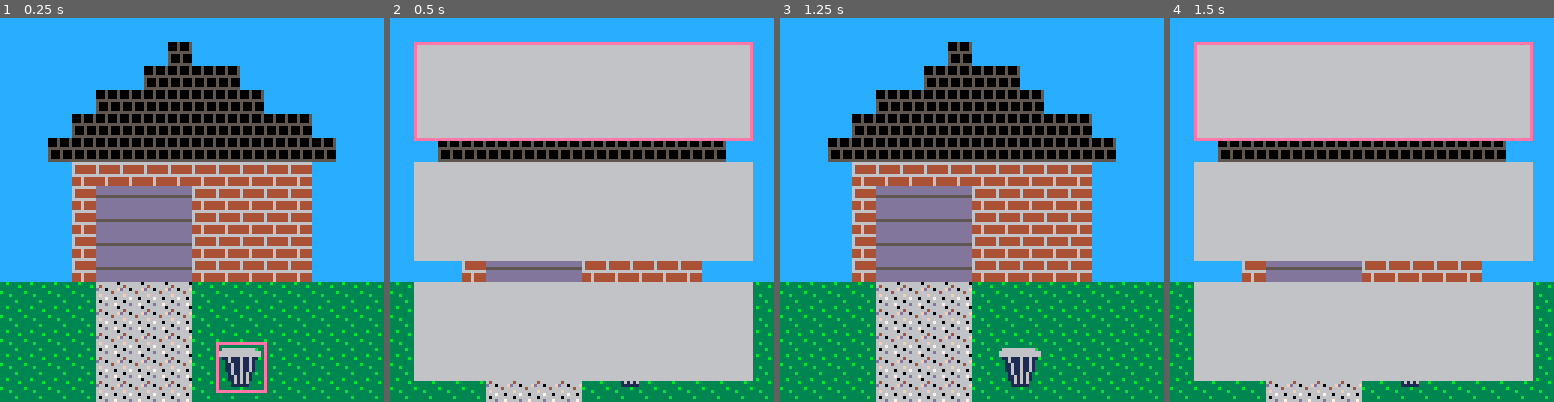
Above: before the commit, frames 1-4 (left to right).
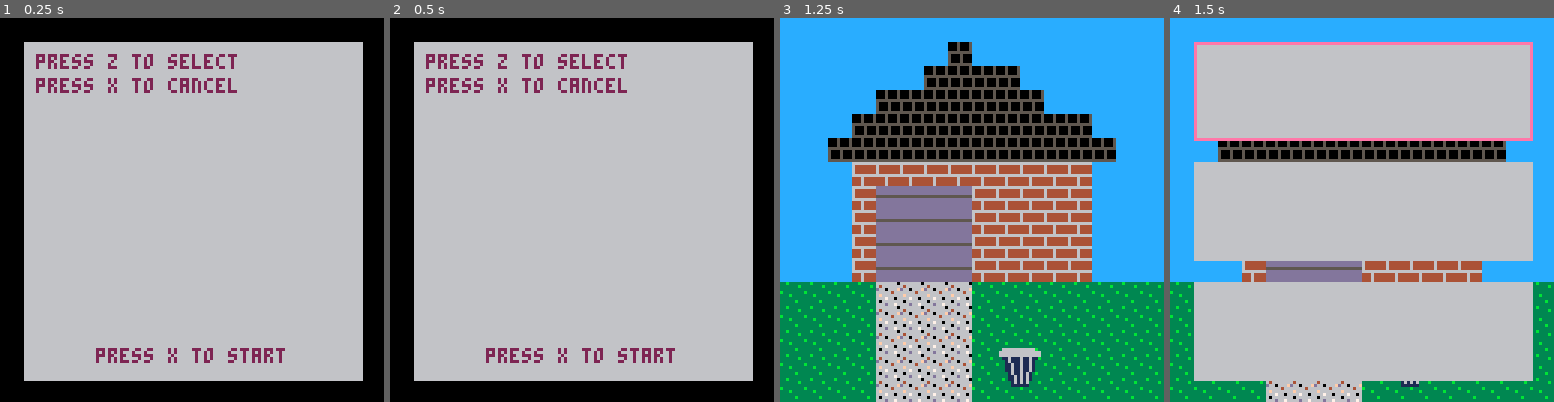
Above: after the commit, the same moments.

Repository: EmilyRagan/senior-project
Game: PICO-8 cartridge carts/home.p8
Two runs of this game, one before a commit and one after it. Both use one fixed random seed, a clock stepped at 60 frames per second and the inputs below.
Inputs:
- Up to frame 1 (0.25 s): no input
- Up to frame 2 (0.5 s): tap O (Z key) at 0.33 s
- Up to frame 3 (1.25 s): tap O (Z key) at 0.7 s; tap X (X key) at 1.07 s
- Up to frame 4 (1.5 s): tap O (Z key) at 1.43 s

The runs differ from the first frame. In frame 1, 90% of the frame differs, in the area x 0-100%, y 0-100%; in frame 2, 35%; in frame 3, nothing differs; in frame 4, nothing differs.

Commit message:
show some instructions at the beginning

Diff:
--- a/carts/home.p8
+++ b/carts/home.p8
@@ -13,12 +13,28 @@
   x = 5
 }
 
+function hcenter(s)
+  -- screen center minus the
+  -- string length times the
+  -- pixels in a char's width,
+  -- cut in half
+  return 64-#s*2
+end
+
+function vcenter(s)
+  -- screen center minus the
+  -- string height in pixels,
+  -- cut in half
+  return 61
+end
+
 -- change this constant to change modes
 game = "outside"
 
 -- frame timer, incremented each update
 t = 0
 
+show_instructions = true
 show_alternatives = false
 
 outdoor_items = {
@@ -44,9 +60,26 @@
 
 function _draw()
   cls()
-  if (game == "outside")
+  if (show_instructions)
+  then
+    drawInstructions()
+  elseif (game == "outside")
   then
     drawOutside()
+  end
+end
+
+function drawInstructions()
+  color(6)
+  rectfill(8, 8, 120, 120)
+  color(2)
+  print('press z to select', 12, 12)
+  print('press x to cancel', 12, 20)
+  print('press x to start', hcenter('press x to start'), 110)
+  if (btnp(buttons.x))
+  then
+    show_instructions = false
+    _draw()
   end
 end
 
